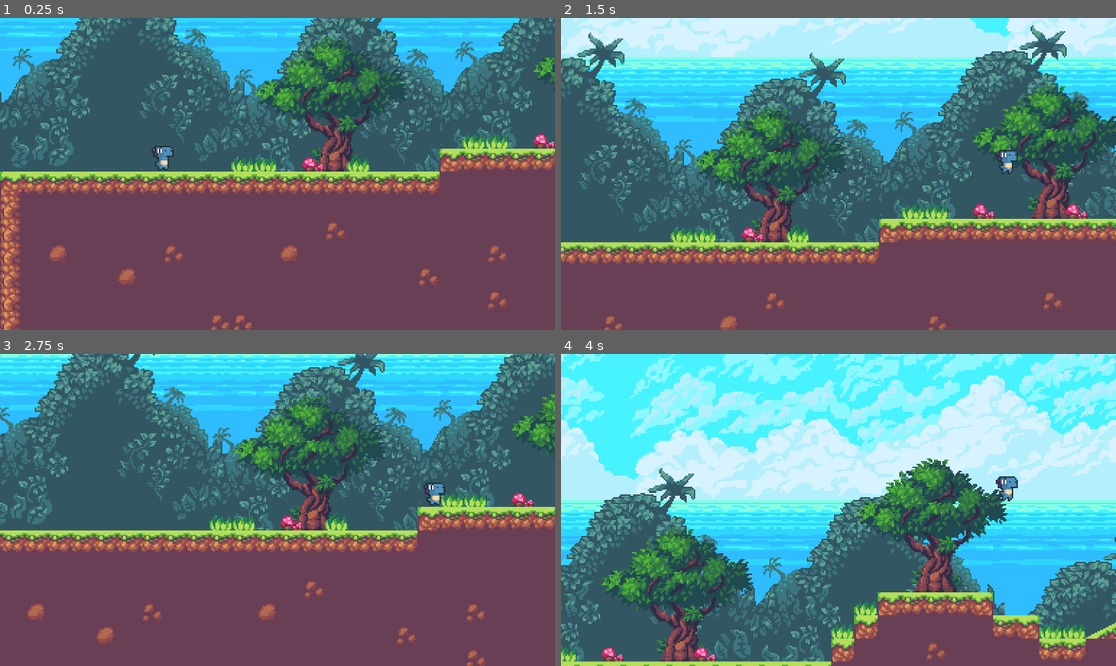
Above: before the commit, frames 1-4 (two rows, left to right).
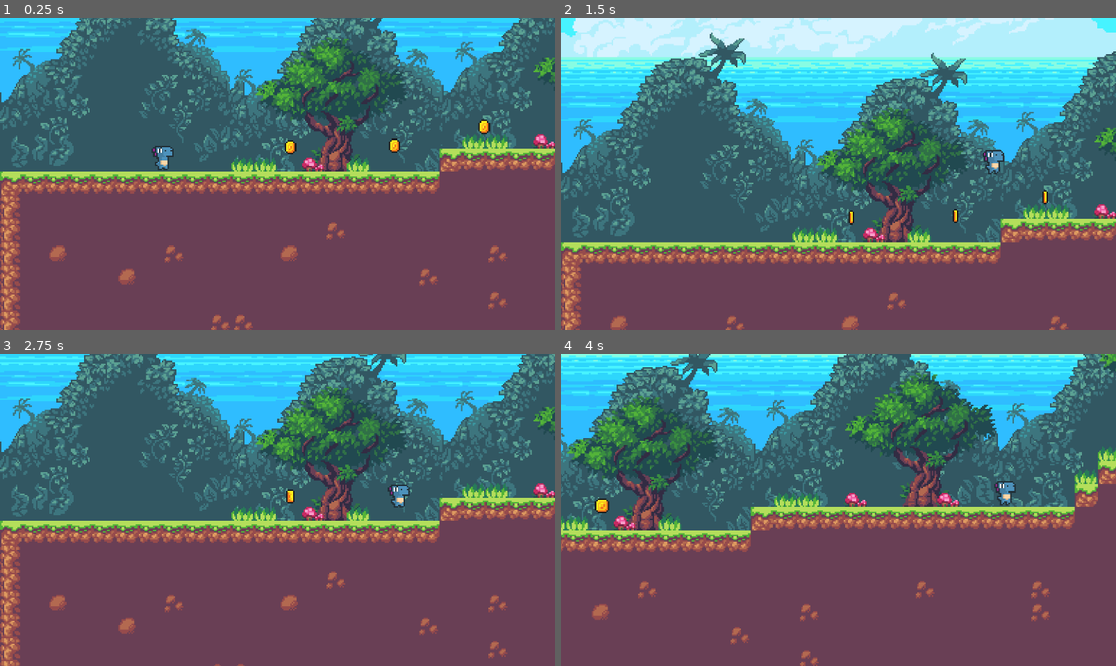
Above: after the commit, the same moments.

Repository: Vienna4k/richardson-alan-do-die-repeat
Game: Godot game, scene res://scenes/level_01.tscn
Two runs of this game, one before a commit and one after it. Both use one fixed random seed, a clock stepped at 60 frames per second and the inputs below. The project has no main scene, so this scene is started directly.
Inputs:
- Up to frame 1 (0.25 s): no input
- Up to frame 2 (1.5 s): hold D (right) from 0.53 s (still down); tap Space (jump) at 0.77 s
- Up to frame 3 (2.75 s): tap Space (jump) at 1.52 s; release D (right) at 2.03 s; hold A (left) from 2.03 s (still down)
- Up to frame 4 (4 s): release A (left) at 2.78 s; hold D (right) from 2.78 s (still down); tap Space (jump) at 3.02, 3.77 s

The runs differ from the first frame. In frame 1, 0.2% of the frame differs, in the area x 51-89%, y 32-44%; in frame 2, 50%; in frame 3, 38%; in frame 4, 91%, in the area x 0-100%, y 0-100%.

Commit message:
Add coins, kill floor & player coin counter

Diff:
--- /dev/null
+++ b/prefabs/coin.tscn
@@ -0,0 +1,114 @@
+[gd_scene format=3 uid="uid://cl08tpkvwnow7"]
+
+[ext_resource type="Texture2D" uid="uid://ci1lj7qwkuf8h" path="res://assets/2D Resources/items/coin.png" id="1_8bk7x"]
+[ext_resource type="Script" uid="uid://dxgbxoumbn4vp" path="res://scripts/coin.gd" id="1_h1t07"]
+
+[sub_resource type="CircleShape2D" id="CircleShape2D_h1t07"]
+radius = 7.0
+
+[sub_resource type="AtlasTexture" id="AtlasTexture_ab8qe"]
+atlas = ExtResource("1_8bk7x")
+region = Rect2(0, 0, 16, 16)
+
+[sub_resource type="AtlasTexture" id="AtlasTexture_1we67"]
+atlas = ExtResource("1_8bk7x")
+region = Rect2(16, 0, 16, 16)
+
+[sub_resource type="AtlasTexture" id="AtlasTexture_l7xbt"]
+atlas = ExtResource("1_8bk7x")
+region = Rect2(32, 0, 16, 16)
+
+[sub_resource type="AtlasTexture" id="AtlasTexture_jw04l"]
+atlas = ExtResource("1_8bk7x")
+region = Rect2(48, 0, 16, 16)
+
+[sub_resource type="AtlasTexture" id="AtlasTexture_53380"]
+atlas = ExtResource("1_8bk7x")
+region = Rect2(64, 0, 16, 16)
+
+[sub_resource type="AtlasTexture" id="AtlasTexture_yxcpu"]
+atlas = ExtResource("1_8bk7x")
+region = Rect2(80, 0, 16, 16)
+
+[sub_resource type="AtlasTexture" id="AtlasTexture_1ckuh"]
+atlas = ExtResource("1_8bk7x")
+region = Rect2(96, 0, 16, 16)
+
+[sub_resource type="AtlasTexture" id="AtlasTexture_ab4il"]
+atlas = ExtResource("1_8bk7x")
+region = Rect2(112, 0, 16, 16)
+
+[sub_resource type="AtlasTexture" id="AtlasTexture_gpbrw"]
+atlas = ExtResource("1_8bk7x")
+region = Rect2(128, 0, 16, 16)
+
+[sub_resource type="AtlasTexture" id="AtlasTexture_bnaa5"]
+atlas = ExtResource("1_8bk7x")
+region = Rect2(144, 0, 16, 16)
+
+[sub_resource type="AtlasTexture" id="AtlasTexture_jfwfe"]
+atlas = ExtResource("1_8bk7x")
+region = Rect2(160, 0, 16, 16)
+
+[sub_resource type="AtlasTexture" id="AtlasTexture_mfsj6"]
+atlas = ExtResource("1_8bk7x")
+region = Rect2(176, 0, 16, 16)
+
+[sub_resource type="SpriteFrames" id="SpriteFrames_x02vg"]
+animations = [{
+"frames": [{
+"duration": 1.0,
+"texture": SubResource("AtlasTexture_ab8qe")
+}, {
+"duration": 1.0,
+"texture": SubResource("AtlasTexture_1we67")
+}, {
+"duration": 1.0,
+"texture": SubResource("AtlasTexture_l7xbt")
+}, {
+"duration": 1.0,
+"texture": SubResource("AtlasTexture_jw04l")
+}, {
+"duration": 1.0,
+"texture": SubResource("AtlasTexture_53380")
+}, {
+"duration": 1.0,
+"texture": SubResource("AtlasTexture_yxcpu")
+}, {
+"duration": 1.0,
+"texture": SubResource("AtlasTexture_1ckuh")
+}, {
+"duration": 1.0,
+"texture": SubResource("AtlasTexture_ab4il")
+}, {
+"duration": 1.0,
+"texture": SubResource("AtlasTexture_gpbrw")
+}, {
+"duration": 1.0,
+"texture": SubResource("AtlasTexture_bnaa5")
+}, {
+"duration": 1.0,
+"texture": SubResource("AtlasTexture_jfwfe")
+}, {
+"duration": 1.0,
+"texture": SubResource("AtlasTexture_mfsj6")
+}],
+"loop": true,
+"name": &"Coin",
+"speed": 6.0
+}]
+
+[node name="Coin" type="Area2D" unique_id=457466331]
+script = ExtResource("1_h1t07")
+
+[node name="CollisionShape2D" type="CollisionShape2D" parent="." unique_id=814279787]
+visible = false
+shape = SubResource("CircleShape2D_h1t07")
+
+[node name="AnimatedSprite2D" type="AnimatedSprite2D" parent="." unique_id=629636754]
+sprite_frames = SubResource("SpriteFrames_x02vg")
+animation = &"Coin"
+autoplay = "Coin"
+frame_progress = 0.2909727
+
+[connection signal="body_entered" from="." to="." method="_on_body_entered"]
--- a/prefabs/player.tscn
+++ b/prefabs/player.tscn
@@ -90,7 +90,7 @@
 "speed": 5.0
 }]
 
-[node name="Player" type="CharacterBody2D" unique_id=2010396611]
+[node name="Player" type="CharacterBody2D" unique_id=2010396611 groups=["Players"]]
 script = ExtResource("1_4dohe")
 
 [node name="CollisionShape2D" type="CollisionShape2D" parent="." unique_id=1775429510]
--- a/project.godot
+++ b/project.godot
@@ -13,10 +13,22 @@
 config/name="RichardsonAlan_DoDieRepeat"
 config/features=PackedStringArray("4.6", "Forward Plus")
 
+[debug]
+
+gdscript/warnings/untyped_declaration=2
+gdscript/warnings/unsafe_property_access=2
+gdscript/warnings/unsafe_method_access=2
+gdscript/warnings/unsafe_cast=1
+gdscript/warnings/unsafe_call_argument=2
+
 [display]
 
 window/size/viewport_width=1920
 window/size/viewport_height=1080
+
+[global_group]
+
+Players=""
 
 [input]
 
--- a/scenes/level_01.tscn
+++ b/scenes/level_01.tscn
@@ -5,7 +5,47 @@
 [ext_resource type="PackedScene" uid="uid://cpd2tc5r0o6ny" path="res://prefabs/player.tscn" id="2_mofoo"]
 [ext_resource type="Texture2D" uid="uid://dhrxxes4fjdj4" path="res://assets/2D Resources/tilesets/props.png" id="2_nr3cb"]
 [ext_resource type="Texture2D" uid="uid://dsc7fbhbbpbu3" path="res://assets/2D Resources/tilesets/middle.png" id="2_qgxqk"]
+[ext_resource type="Script" uid="uid://c807kf4wl8x4q" path="res://scripts/kill_floor.gd" id="6_1b6n0"]
 [ext_resource type="PackedScene" uid="uid://dsefqh2f5o8jp" path="res://moving_platform.tscn" id="6_qgxqk"]
+[ext_resource type="PackedScene" uid="uid://cl08tpkvwnow7" path="res://prefabs/coin.tscn" id="7_t0ybu"]
+
+[sub_resource type="Animation" id="Animation_t0ybu"]
+length = 0.001
+tracks/0/type = "value"
+tracks/0/imported = false
+tracks/0/enabled = true
+tracks/0/path = NodePath(".:position")
+tracks/0/interp = 1
+tracks/0/loop_wrap = true
+tracks/0/keys = {
+"times": PackedFloat32Array(0),
+"transitions": PackedFloat32Array(1),
+"update": 0,
+"values": [Vector2(1536, 72)]
+}
+
+[sub_resource type="Animation" id="Animation_1b6n0"]
+resource_name = "move_plat"
+length = 4.0
+loop_mode = 2
+tracks/0/type = "value"
+tracks/0/imported = false
+tracks/0/enabled = true
+tracks/0/path = NodePath(".:position")
+tracks/0/interp = 1
+tracks/0/loop_wrap = true
+tracks/0/keys = {
+"times": PackedFloat32Array(-0.06666666, 0.5, 3.5, 4),
+"transitions": PackedFloat32Array(1, 1, 1, 1),
+"update": 0,
+"values": [Vector2(1424, 72), Vector2(1424, 72), Vector2(1536, 72), Vector2(1536, 72)]
+}
+
+[sub_resource type="AnimationLibrary" id="AnimationLibrary_llcge"]
+_data = {
+&"RESET": SubResource("Animation_t0ybu"),
+&"move_plat": SubResource("Animation_1b6n0")
+}
 
 [sub_resource type="TileSetAtlasSource" id="TileSetAtlasSource_j60wy"]
 texture = ExtResource("1_4lj41")
@@ -561,43 +601,8 @@
 [sub_resource type="TileSet" id="TileSet_nr3cb"]
 sources/0 = SubResource("TileSetAtlasSource_mofoo")
 
-[sub_resource type="Animation" id="Animation_t0ybu"]
-length = 0.001
-tracks/0/type = "value"
-tracks/0/imported = false
-tracks/0/enabled = true
-tracks/0/path = NodePath(".:position")
-tracks/0/interp = 1
-tracks/0/loop_wrap = true
-tracks/0/keys = {
-"times": PackedFloat32Array(0),
-"transitions": PackedFloat32Array(1),
-"update": 0,
-"values": [Vector2(1536, 72)]
-}
-
-[sub_resource type="Animation" id="Animation_1b6n0"]
-resource_name = "move_plat"
-length = 4.0
-loop_mode = 2
-tracks/0/type = "value"
-tracks/0/imported = false
-tracks/0/enabled = true
-tracks/0/path = NodePath(".:position")
-tracks/0/interp = 1
-tracks/0/loop_wrap = true
-tracks/0/keys = {
-"times": PackedFloat32Array(-0.06666666, 0.5, 3.5, 4),
-"transitions": PackedFloat32Array(1, 1, 1, 1),
-"update": 0,
-"values": [Vector2(1424, 72), Vector2(1424, 72), Vector2(1536, 72), Vector2(1536, 72)]
-}
-
-[sub_resource type="AnimationLibrary" id="AnimationLibrary_llcge"]
-_data = {
-&"RESET": SubResource("Animation_t0ybu"),
-&"move_plat": SubResource("Animation_1b6n0")
-}
+[sub_resource type="RectangleShape2D" id="RectangleShape2D_1b6n0"]
+size = Vector2(2369.5, 125.5)
 
 [node name="Level01" type="Node2D" unique_id=1146306019]
 
@@ -693,6 +698,16 @@
 
 [node name="Tilesets" type="Node" parent="." unique_id=1793571058]
 
+[node name="MovingPlatform" parent="Tilesets" unique_id=1913528888 instance=ExtResource("6_qgxqk")]
+position = Vector2(1536, 72)
+
+[node name="AnimationPlayer" type="AnimationPlayer" parent="Tilesets/MovingPlatform" unique_id=1197323855]
+libraries/ = SubResource("AnimationLibrary_llcge")
+autoplay = &"move_plat"
+
+[node name="Coin15" parent="Tilesets/MovingPlatform" unique_id=457466331 instance=ExtResource("7_t0ybu")]
+position = Vector2(-2, -18)
+
 [node name="Background" type="TileMapLayer" parent="Tilesets" unique_id=165739979]
 tile_map_data = PackedByteArray("AAAOAAAAAQAHAAIAAAAaAP//AQAHAAIAAAAlAPz/AQAHAAIAAABWAAMAAQAHAAIAAABjAAMAAQAHAAIAAAA5AP …(416 unchanged characters)…
 tile_set = SubResource("TileSet_t0ybu")
@@ -704,6 +719,16 @@
 [node name="Foreground" type="TileMapLayer" parent="Tilesets" unique_id=1965960211]
 tile_map_data = PackedByteArray("AAANAAAAAAAGAAcAAAAXAP//AAAGAAcAAAAbAP//AAAGAAcAAAA3APn/AAAGAAcAAABWAAMAAAAGAAcAAABkAAMAAAAGAAcAAAA=")
 tile_set = SubResource("TileSet_nr3cb")
+
+[node name="Kill Floor" type="Area2D" parent="Tilesets" unique_id=1507409920]
+script = ExtResource("6_1b6n0")
+
+[node name="CollisionShape2D" type="CollisionShape2D" parent="Tilesets/Kill Floor" unique_id=1387954097]
+position = Vector2(1197, 246)
+shape = SubResource("RectangleShape2D_1b6n0")
+
+[node name="Coin" parent="Tilesets/Kill Floor" unique_id=74946845 instance=ExtResource("7_t0ybu")]
+position = Vector2(886, -104)
 
 [node name="Player" parent="Tilesets" unique_id=2010396611 instance=ExtResource("2_mofoo")]
 position = Vector2(113, -12)
@@ -718,9 +743,90 @@
 position_smoothing_enabled = true
 position_smoothing_speed = 20.0
 
-[node name="MovingPlatform" parent="Tilesets" unique_id=1913528888 instance=ExtResource("6_qgxqk")]
-position = Vector2(1536, 72)
-
-[node name="AnimationPlayer" type="AnimationPlayer" parent="Tilesets/MovingPlatform" unique_id=1197323855]
-libraries/ = SubResource("AnimationLibrary_llcge")
-autoplay = &"move_plat"
+[node name="Collectables" type="Node" parent="." unique_id=378726645]
+
+[node name="Coin" parent="Collectables" unique_id=355017650 instance=ExtResource("7_t0ybu")]
+position = Vector2(201, -1)
+
+[node name="Coin26" parent="Collectables" unique_id=751777372 instance=ExtResource("7_t0ybu")]
+position = Vector2(2199, -17)
+
+[node name="Coin2" parent="Collectables" unique_id=1838796159 instance=ExtResource("7_t0ybu")]
+position = Vector2(273, -2)
+
+[node name="Coin3" parent="Collectables" unique_id=1929460116 instance=ExtResource("7_t0ybu")]
+position = Vector2(335, -15)
+
+[node name="Coin4" parent="Collectables" unique_id=1358318257 instance=ExtResource("7_t0ybu")]
+position = Vector2(904, -104)
+
+[node name="Coin5" parent="Collectables" unique_id=1935385736 instance=ExtResource("7_t0ybu")]
+position = Vector2(931, -104)
+
+[node name="Coin6" parent="Collectables" unique_id=2121503584 instance=ExtResource("7_t0ybu")]
+position = Vector2(948, -104)
+
+[node name="Coin7" parent="Collectables" unique_id=828705138 instance=ExtResource("7_t0ybu")]
+position = Vector2(983, -103)
+
+[node name="Coin8" parent="Collectables" unique_id=641674496 instance=ExtResource("7_t0ybu")]
+position = Vector2(1017, -86)
+
+[node name="Coin9" parent="Collectables" unique_id=453499560 instance=ExtResource("7_t0ybu")]
+position = Vector2(1068, -62)
+
+[node name="Coin10" parent="Collectables" unique_id=879077462 instance=ExtResource("7_t0ybu")]
+position = Vector2(1128, -30)
+
+[node name="Coin11" parent="Collectables" unique_id=1095071546 instance=ExtResource("7_t0ybu")]
+position = Vector2(1193, 1)
+
+[node name="Coin12" parent="Collectables" unique_id=1637335138 instance=ExtResource("7_t0ybu")]
+position = Vector2(1252, 31)
+
+[node name="Coin13" parent="Collectables" unique_id=795394411 instance=ExtResource("7_t0ybu")]
+position = Vector2(1302, 49)
+
+[node name="Coin14" parent="Collectables" unique_id=2027174083 instance=ExtResource("7_t0ybu")]
+position = Vector2(1352, 52)
+
+[node name="Coin15" parent="Collectables" unique_id=963309329 instance=ExtResource("7_t0ybu")]
+position = Vector2(1581, 53)
+
+[node name="Coin16" parent="Collectables" unique_id=1973510432 instance=ExtResource("7_t0ybu")]
+position = Vector2(1629, 54)
+
+[node name="Coin17" parent="Collectables" unique_id=811738314 instance=ExtResource("7_t0ybu")]
+position = Vector2(1664, 53)
+
+[node name="Coin18" parent="Collectables" unique_id=300340744 instance=ExtResource("7_t0ybu")]
+position = Vector2(1721, 53)
+
+[node name="Coin19" parent="Collectables" unique_id=982799139 instance=ExtResource("7_t0ybu")]
+position = Vector2(1812, 21)
+
+[node name="Coin20" parent="Collectables" unique_id=1942037526 instance=ExtResource("7_t0ybu")]
+position = Vector2(1840, 22)
+
+[node name="Coin21" parent="Collectables" unique_id=1916021023 instance=ExtResource("7_t0ybu")]
+position = Vector2(1920, 3)
+
+[node name="Coin22" parent="Collectables" unique_id=1663870362 instance=ExtResource("7_t0ybu")]
+position = Vector2(1962, 3)
+
+[node name="Coin23" parent="Collectables" unique_id=717772940 instance=ExtResource("7_t0ybu")]
+position = Vector2(2041, -12)
+
+[node name="Coin24" parent="Collectables" unique_id=1530349096 instance=ExtResource("7_t0ybu")]
+position = Vector2(2085, -14)
+
+[node name="Coin25" parent="Collectables" unique_id=1990455726 instance=ExtResource("7_t0ybu")]
+position = Vector2(2133, -15)
+
+[node name="Coin27" parent="Collectables" unique_id=319669348 instance=ExtResource("7_t0ybu")]
+position = Vector2(2267, -15)
+
+[node name="Coin28" parent="Collectables" unique_id=1070446213 instance=ExtResource("7_t0ybu")]
+position = Vector2(2331, -14)
+
+[connection signal="body_entered" from="Tilesets/Kill Floor" to="Tilesets/Kill Floor" method="_on_body_entered"]
--- /dev/null
+++ b/scripts/coin.gd
@@ -0,0 +1,13 @@
+extends Area2D
+
+
+
+func _on_body_entered(body: Node2D) -> void:
+	if body.is_in_group("Players") :
+		var playerref:Player
+		playerref = body as Player
+
+		playerref.COLLECTED_COINS += 1
+
+
+		queue_free()
--- /dev/null
+++ b/scripts/kill_floor.gd
@@ -0,0 +1,8 @@
+extends Area2D
+
+
+
+func _on_body_entered(body: Node2D) -> void:
+    # Check if the body that entered is the player
+    if body.is_in_group("Players"):
+        get_tree().reload_current_scene()
--- a/scripts/player.gd
+++ b/scripts/player.gd
@@ -1,8 +1,12 @@
+class_name Player
+
 extends CharacterBody2D
 
 
-const SPEED = 300.0
+const SPEED = 200.0
 const JUMP_VELOCITY = -400.0
+
+var COLLECTED_COINS : int = 0 #how to make public so i can acces in another script
 
 
 
@@ -25,3 +29,5 @@
 		velocity.x = move_toward(velocity.x, 0, SPEED)
 
 	move_and_slide()
+
+	print(COLLECTED_COINS)
Not shown, added: scripts/coin.gd.uid
Not shown, added: scripts/kill_floor.gd.uid
